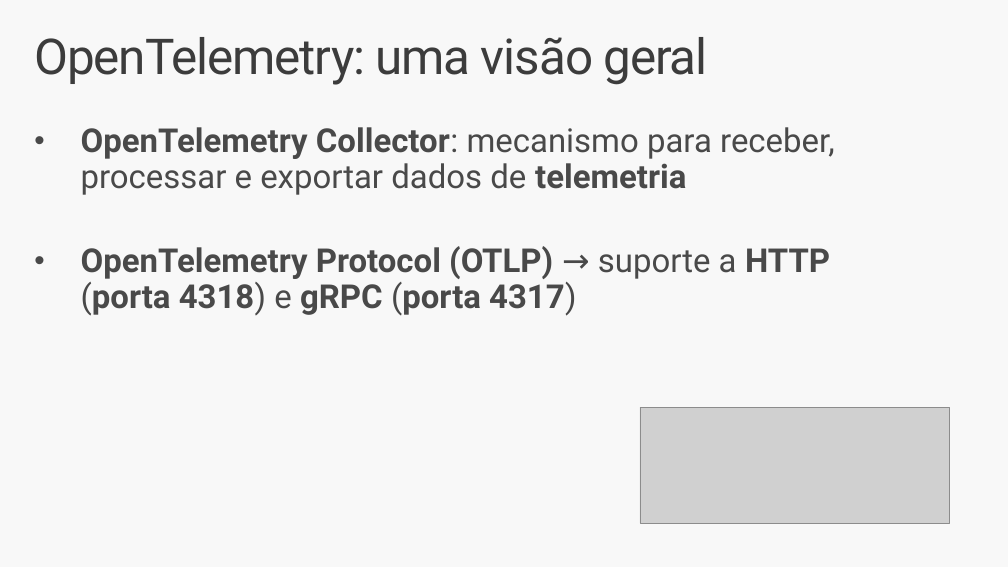
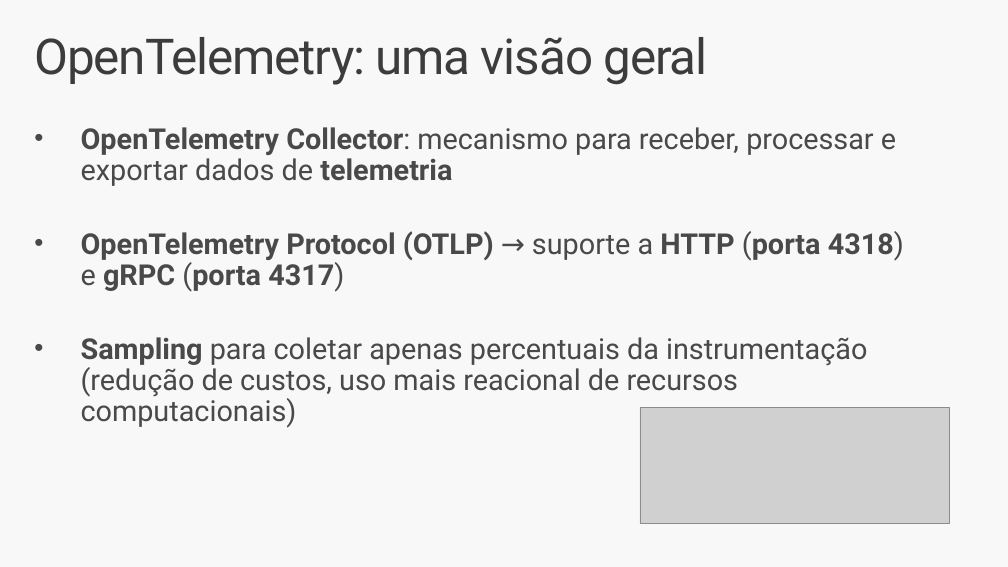
Before and after one commit to renatogroffe/OpenTelemetry_DevOpsExperience-2025-04, a slide deck: slide 15 of slides/OpenTelemetry 2025-04.pptx. Drawn at 1008x567 pixels with LibreOffice and Linux fonts; fonts in the diff are those of the drawing; grey boxes stand for pictures. Boxes give left, top, right and bottom in pixels: in the first picture for what was removed or moved away, otherwise in the second. Text is boxed around its words. In the diff, an @@ line names an element or a change of style, - is before the commit and + after.

```diff
--- a/slides/OpenTelemetry 2025-04.pptx
+++ b/slides/OpenTelemetry 2025-04.pptx
@@ text at [81,127,904,292]: size 32 to 28 pt in "OpenTelemetry Collector: mecanismo para receber, processar e ...", "OpenTelemetry Protocol (OTLP) → suporte a HTTP ..." @@
@@ text at [81,337,867,428]: paragraph added @@
+• Sampling para coletar apenas percentuais da instrumentação (redução de custos, uso mais reacional de recursos computacionais)
```
Also in this commit, not shown: 1 other slide changed.
